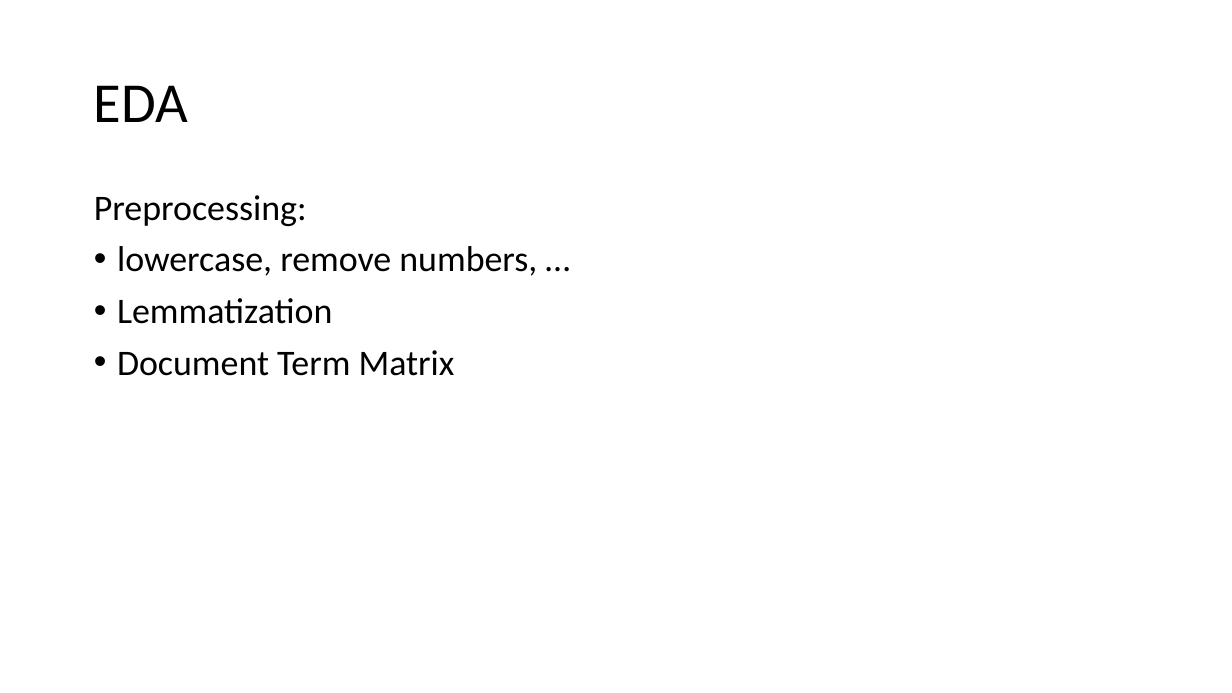
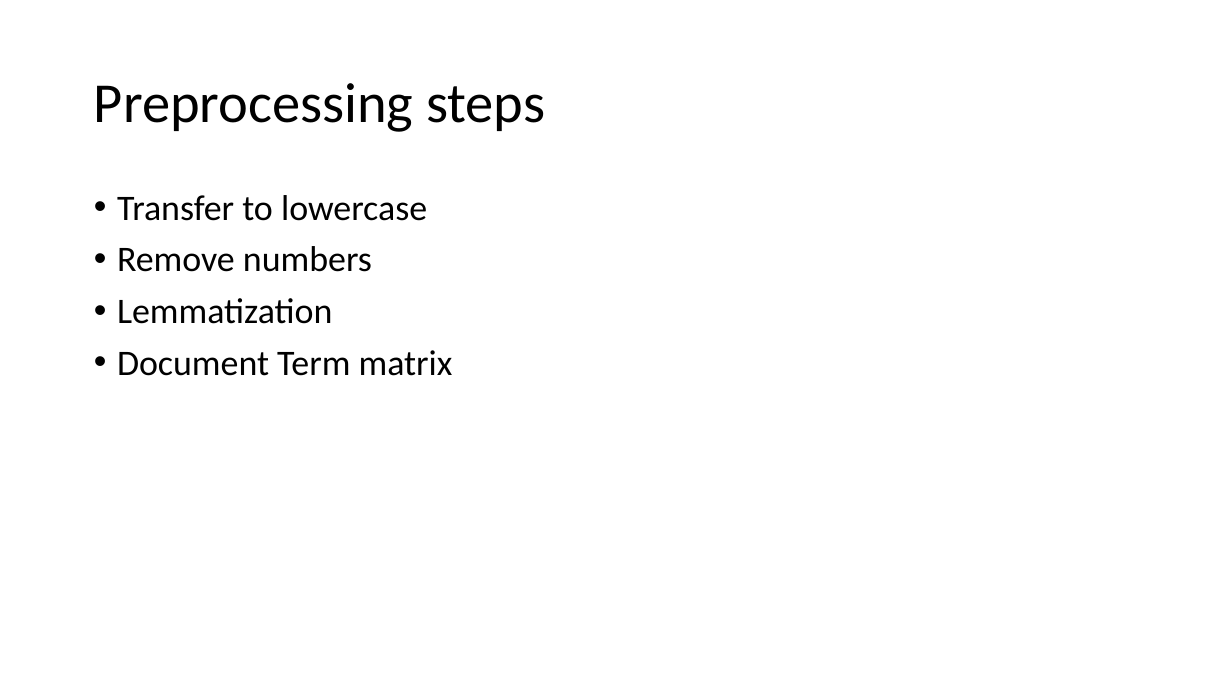
Before and after one commit to MatthiasRemta/NLP_Project, a slide deck: slide 4 of Presentations/session2.pptx. Drawn at 1232x693 pixels with LibreOffice and Linux fonts; fonts in the diff are those of the drawing; background and template pictures are left out. Boxes give left, top, right and bottom in pixels: in the first picture for what was removed or moved away, otherwise in the second. Text is boxed around its words. In the diff, an @@ line names an element or a change of style, - is before the commit and + after.

```diff
--- a/Presentations/session2.pptx
+++ b/Presentations/session2.pptx
@@ title at (x1=94, y1=83, x2=545, y2=132): text changed @@
-EDA
+Preprocessing steps
@@ text at (x1=117, y1=195, x2=427, y2=272): text changed @@
-Preprocessing:
-• lowercase, remove numbers, …
+• Transfer to lowercase
+• Remove numbers
@@ text at (x1=117, y1=350, x2=453, y2=376): text changed @@
-• Document Term Matrix
+• Document Term matrix
```
Also in this commit, not shown: 2 other slides changed, 1 slide added, 1 other file.
